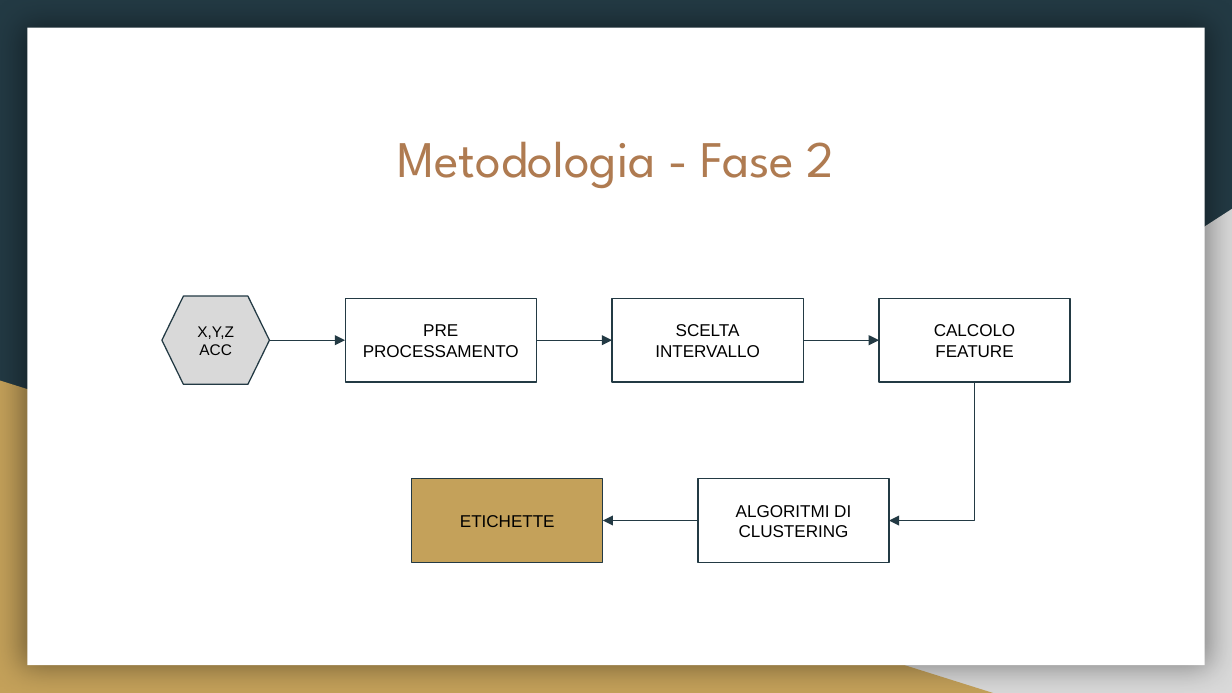
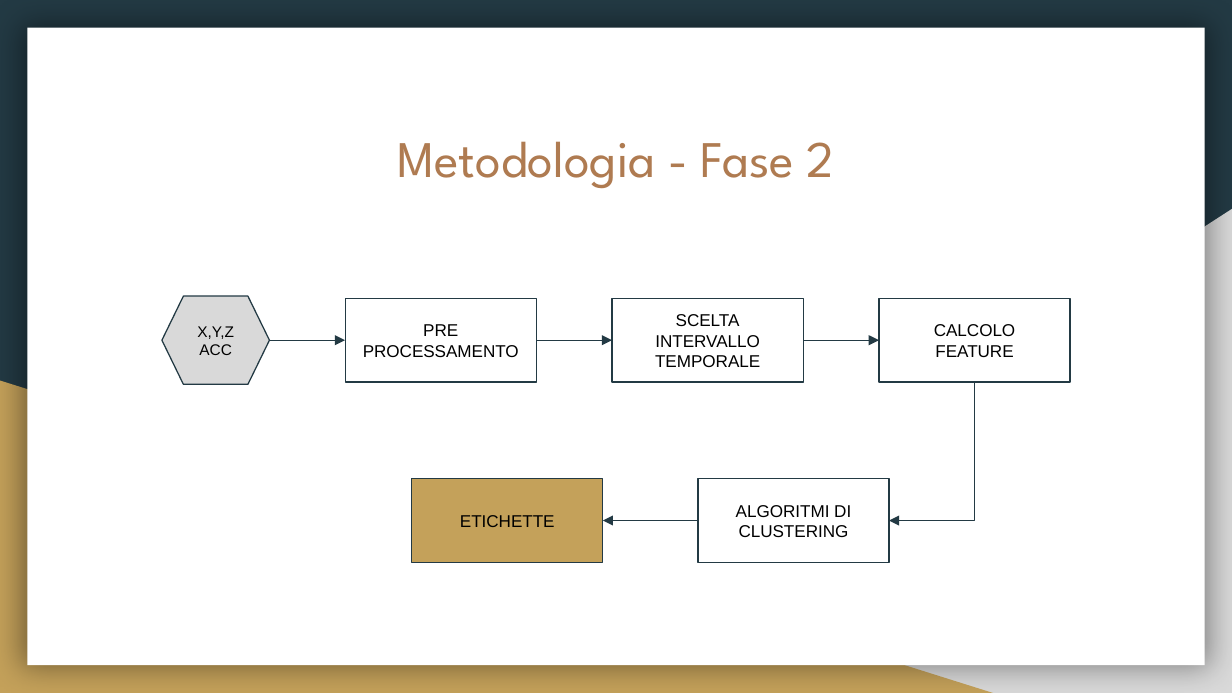
Before and after one commit to fuserale/tesi, a slide deck: slide 7 of tex_tesi/Apprendimento non supervisionato per l’identificazione di contesti di Freezing of Gait (FOG) in pazienti affetti da Morbo di Parkinson.pptx. Drawn at 1232x693 pixels with LibreOffice and Linux fonts; fonts in the diff are those of the drawing. Boxes give left, top, right and bottom in pixels: in the first picture for what was removed or moved away, otherwise in the second. Text is boxed around its words. In the diff, an @@ line names an element or a change of style, - is before the commit and + after.

```diff
--- a/tex_tesi/Apprendimento non supervisionato per l’identificazione di contesti di Freezing of Gait (FOG) in pazienti affetti da Morbo di Parkinson.pptx
+++ b/tex_tesi/Apprendimento non supervisionato per l’identificazione di contesti di Freezing of Gait (FOG) in pazienti affetti da Morbo di Parkinson.pptx
@@ text in rectangle at (655,335,760,367): text changed @@
-INTERVALLO
+INTERVALLO TEMPORALE
```
Also in this commit, not shown: 6 other slides changed, 2 slides added, 2 slides removed, 8 other files.
